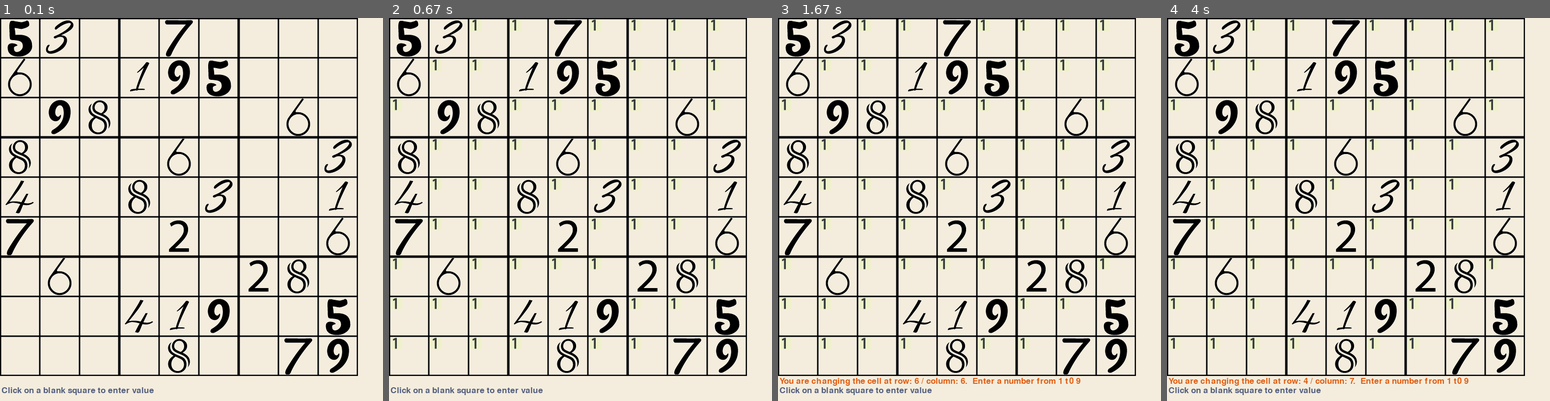
Above: before the commit, frames 1-4 (left to right).
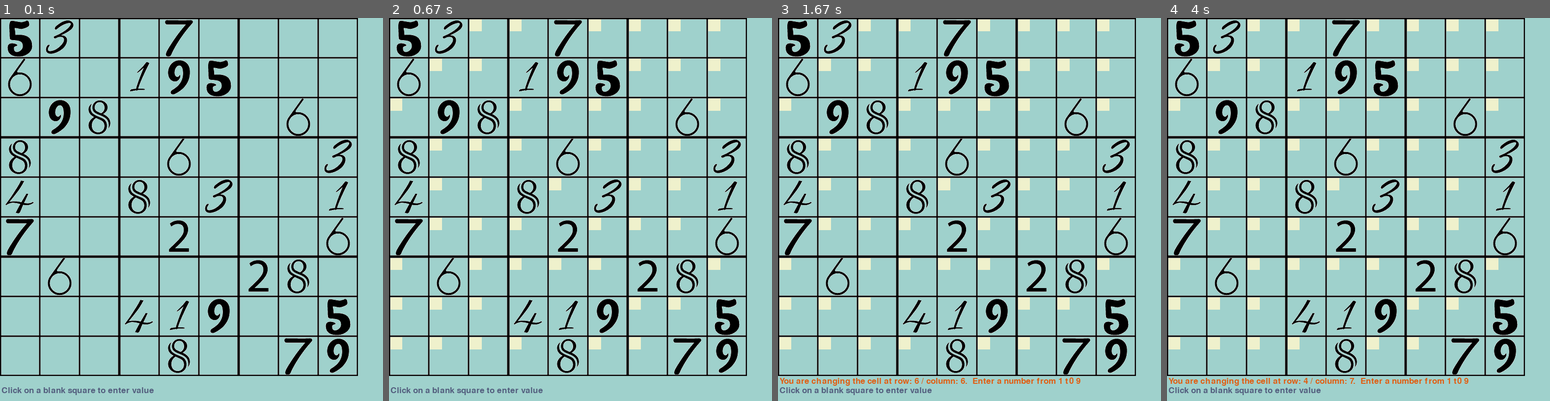
Above: after the commit, the same moments.

Repository: MAOneill/pygame-sudoku
Game: pygame game, started from pygame_soduko.py
The game is run twice, just before and just after one commit, with the same random seed, the same clock (stepped at 60 frames per second) and the same inputs.
Inputs (mouse positions are in pixels of both pictures, inside the frame that each line leads up to):
- Up to frame 1 (0.1 s): no input
- Up to frame 2 (0.67 s): tap P at 0.33 s
- Up to frame 3 (1.67 s): click (877, 213) at 0.72 s; click (850, 152) at 1.05 s; click (1015, 243) at 1.38 s
- Up to frame 4 (4 s): click (1220, 198) at 1.72 s; click (1358, 255) at 2.05 s; click (1304, 129) at 2.88 s; click (1458, 175) at 3.22 s; click (1477, 201) at 3.55 s; click (1438, 140) at 3.88 s

The runs differ from the first frame. In frame 1, 84% of the frame differs, in the area x 0-100%, y 0-100%; in frame 2, 80%; in frame 3, 79%; in frame 4, 79%.

Commit message:
added blank pencil graphic

Diff:
--- a/pygame_soduko.py
+++ b/pygame_soduko.py
@@ -9,6 +9,8 @@
         self.set = False
         # self.image = None
         self.image = pygame.image.load('numbers/%d_pencil_marks_27.png' % tinycell).convert_alpha()
+        #default blank
+        self.image = pygame.image.load('numbers/pencil_marks_27.png' ).convert_alpha()
 
 
 
@@ -135,12 +137,14 @@
 
     blue_color = (97, 159, 182)  #background color
     background_color = (244,237,221)
+    background_color = (159,209,204)
     blue_color = (97, 159, 182)  #sky_blue
     red_color = (255,0,0)
     pitch_blue_color = (83,94,126)
     red_color = (255,0,0)
     green_color = (89,162,134)
     orange_color = (224,95,20)
+    sea_foam_color = (159,209,204)
 
 
     pygame.init()
@@ -245,7 +249,9 @@
                 if type(cell) == Known_cell:
                     screen.blit(cell.image, (cell.x_position,cell.y_position))
                 else:       #unknown cells
-                    screen.blit(cell.pencils[1].image, (cell.x_position, cell.y_position))
+                    for z in range(1,10):
+                        screen.blit(cell.pencils[z].image, (cell.x_position, cell.y_position))
+
 
         #while we are in pencil mode,
         # the cells that are blank (guess = None and value = None)
Binary file added: numbers/pencil_marks_27.png
